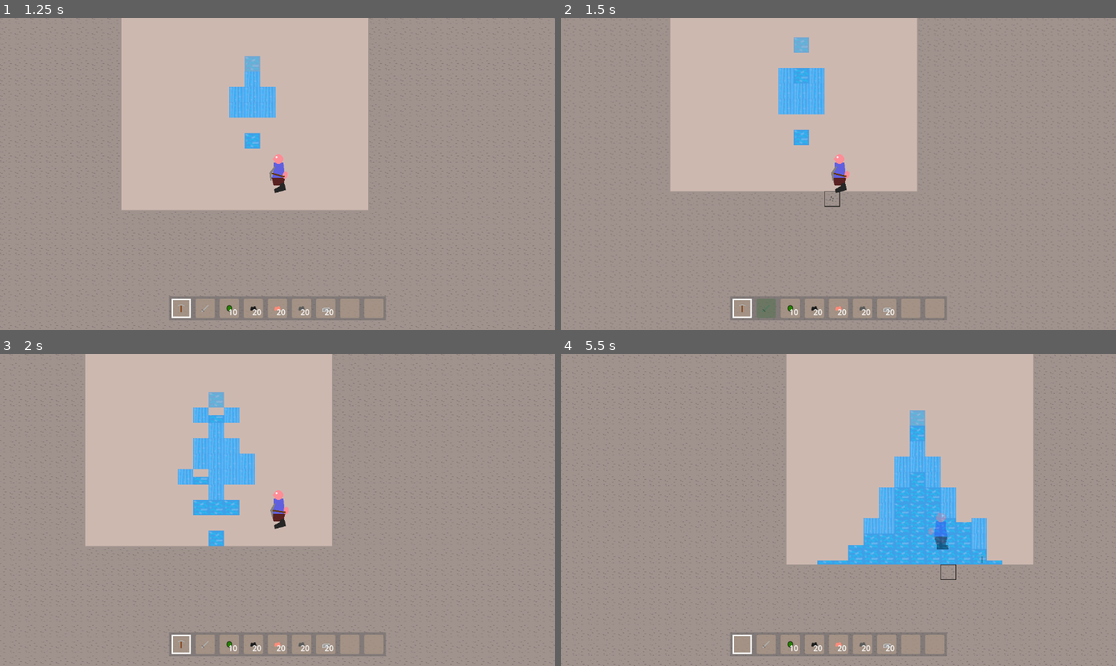
Above: before the commit, frames 1-4 (two rows, left to right).
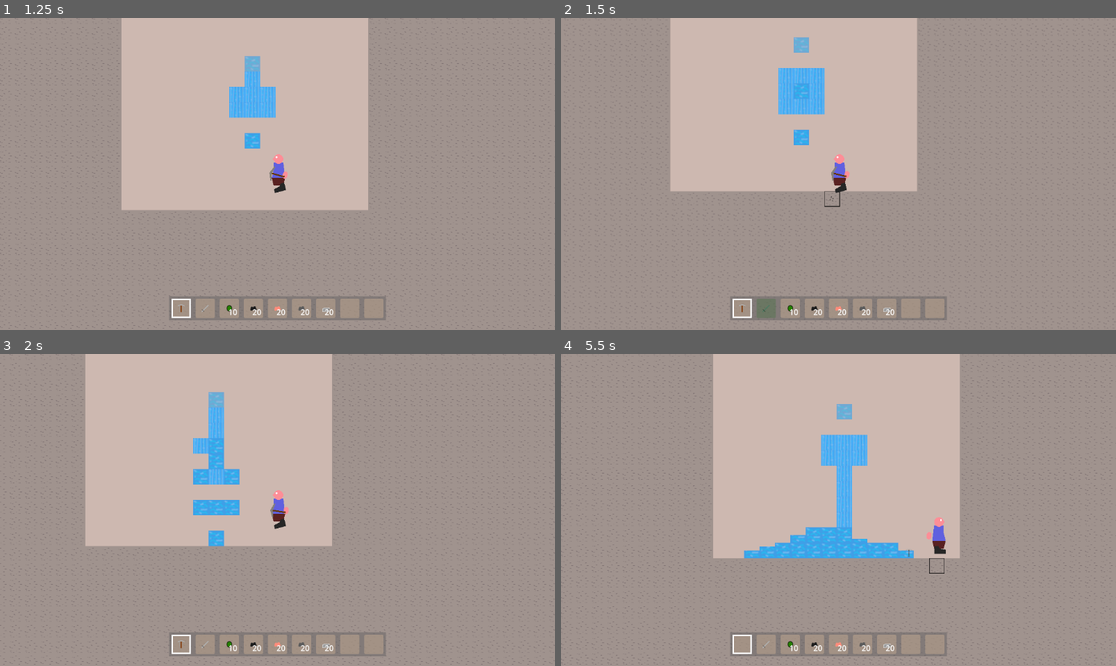
Above: after the commit, the same moments.

Repository: Griiimon/2D-Mining-Sandbox
Game: Godot game, scene res://game/test_game.tscn
Two runs of this game, one before a commit and one after it. Both use one fixed random seed, a clock stepped at 60 frames per second and the inputs below. This scene is started directly instead of the project's main scene. The engine's default icon, where the game draws it, is replaced by a stand-in: a white triangle on a blue panel in a dark square.
Inputs (mouse positions are in pixels of both pictures, inside the frame that each line leads up to):
- Up to frame 1 (1.25 s): tap Enter at 0.5 s; move the mouse to (183, 308) at 0.52 s; hold D (right) from 0.53 s (still down); click (183, 308) at 0.6 s; tap Up (jump) at 0.77 s
- Up to frame 2 (1.5 s): keep holding D (right); move the mouse to (766, 308) at 1.27 s; tap F (change_block_state) at 1.35 s; click (766, 308) at 1.42 s
- Up to frame 3 (2 s): keep holding D (right); tap Up (jump) at 1.52 s
- Up to frame 4 (5.5 s): move the mouse to (788, 644) at 2.02 s; release D (right) at 2.03 s; hold A (left) 2.03-2.78 s; tap X (drop_item) at 2.1 s; click (788, 644) at 2.17 s; move the mouse to (816, 644) at 2.77 s; hold D (right) 2.78-4.28 s; tap E (next_hotbar_item) at 2.85 s; click (816, 644) at 2.92 s; tap Up (jump) at 3.02, 3.77, 4.52 s; move the mouse to (838, 644) at 3.52 s; tap Q (previous_hotbar_item) at 3.6 s; click (838, 644) at 3.67 s; move the mouse to (860, 644) at 4.27 s; hold A (left) 4.28-5.03 s; tap K (toggle_free_cam) at 4.35 s; click (860, 644) at 4.42 s; move the mouse to (888, 644) at 5.02 s; hold D (right) from 5.03 s (still down); tap 1 at 5.1 s; click (888, 644) at 5.17 s

Frame 1 is identical in both runs. In frame 2, 0.1% of the frame differs, in the area x 42-45%, y 16-26%; in frame 3, 1.6%; in frame 4, 27%, in the area x 0-100%, y 0-100%.

Commit message:
Update fluid_block.gd

Diff:
--- a/game/blocks/fluid_block.gd
+++ b/game/blocks/fluid_block.gd
@@ -13,13 +13,21 @@
 		finalize(world, block_pos)
 		return
 
-	var block_below: Block= world.get_block(block_pos + Vector2i.DOWN)
+	var neighbor_positions: Array[Vector2i]
+	var left_right:= [-1, 1]
+	left_right.shuffle()
+	neighbor_positions.append(block_pos + Vector2i.DOWN)
+	for y in range(1, -1, -1):
+			for i in 2:
+				neighbor_positions.append(Vector2i(left_right[i], y) + block_pos)
 
-	if block_below is FluidBlock:
-		if not (block_below as FluidBlock).is_full() and DataManager.fluid_library.is_same_fluid(self, block_below):
-			flow(world, block_pos, block_below)
-			#finalize(world, block_pos)
-			return
+	for pos in neighbor_positions:
+		var neighbor_block: Block= world.get_block(pos)
+		if neighbor_block is FluidBlock:
+			if not (neighbor_block as FluidBlock).is_full() and DataManager.fluid_library.is_same_fluid(self, neighbor_block):
+				#if not flow(world, block_pos, below_pos, block_below):
+				flow(world, block_pos, pos, neighbor_block)
+				return
 
 	if can_split():
 		var potential_split_pos: Array[Vector2i]= []
@@ -41,12 +49,12 @@
 
 	NodeDebugger.write(world, str("water block cant split ", block_pos), 4)
 
-	world.unschedule_block(block_pos)
-	finalize(world, block_pos)
+	if not finalize(world, block_pos):
+		world.unschedule_block(block_pos)
+		pass
 
-
-func finalize(world: World, block_pos: Vector2i):
-	if is_full(): return
+func finalize(world: World, block_pos: Vector2i)-> bool:
+	if is_full(): return false
 
 	var make_flow:= false
 
@@ -67,23 +75,27 @@
 	if make_flow:
 		replace(world, block_pos, DataManager.fluid_library.get_flowing_block(self))
 		world.schedule_block(block_pos)
+	return make_flow
+
+
+func flow(world: World, block_pos: Vector2i, below_pos: Vector2i, block_below: FluidBlock)-> bool:
+	var new_block: Block= DataManager.fluid_library.get_lower_fluid_block(self)
+	replace(world, block_pos, new_block)
+	if not world.is_air_at(block_pos):
+		(world.get_block(block_pos) as FluidBlock).finalize(world, block_pos)
+	replace(world, below_pos, DataManager.fluid_library.get_higher_fluid_block(block_below))
+	world.schedule_block(below_pos)
+	(world.get_block(below_pos) as FluidBlock).finalize(world, below_pos)
+	return new_block != null
 
 
 func on_neighbor_update(world: World, block_pos: Vector2i, neighbor_pos: Vector2i):
-	if neighbor_pos.y >= block_pos.y:
-		world.schedule_block(block_pos)
-
-
-func flow(world: World, block_pos: Vector2i, block_below: FluidBlock):
-	replace(world, block_pos, DataManager.fluid_library.get_lower_fluid_block(self))
-	if not world.is_air_at(block_pos):
-		(world.get_block(block_pos) as FluidBlock).finalize(world, block_pos)
-	replace(world, block_pos + Vector2i.DOWN, DataManager.fluid_library.get_higher_fluid_block(block_below))
-	(world.get_block(block_pos + Vector2i.DOWN) as FluidBlock).finalize(world, block_pos + Vector2i.DOWN)
+	#if neighbor_pos.y >= block_pos.y:
+	world.schedule_block(block_pos)
 
 
 func can_split()-> bool:
-	return get_split_block() != null
+	return not is_flowing and get_split_block() != null
 
 
 func get_split_block(depth: int= 1)-> Block:
